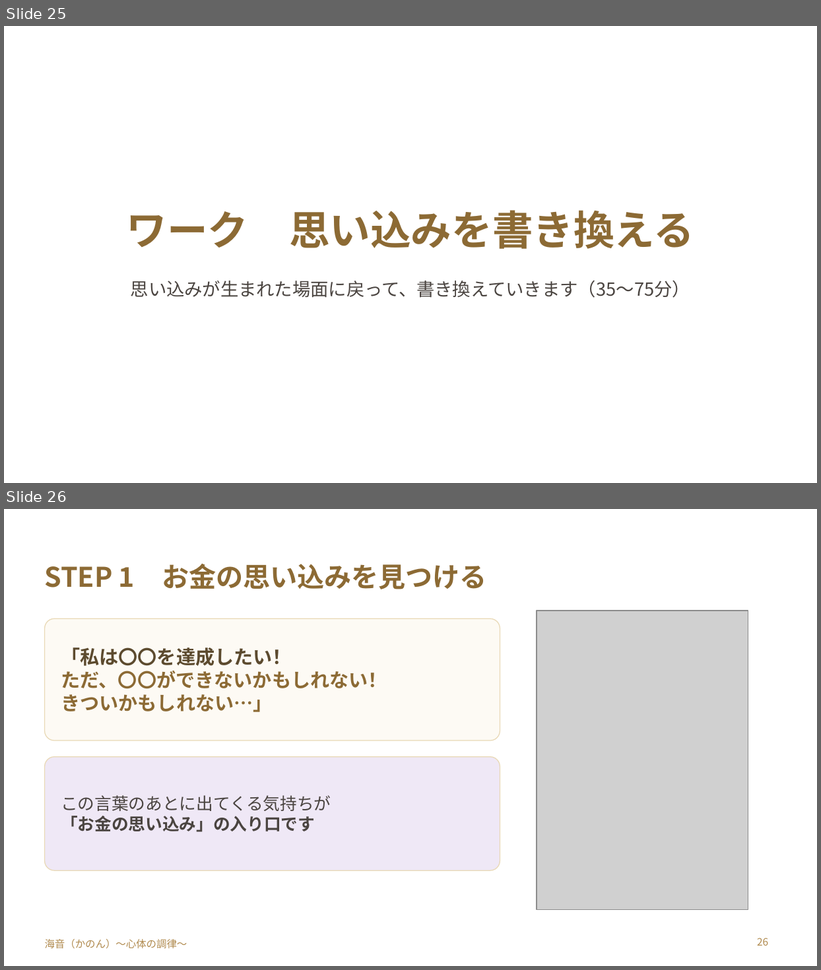
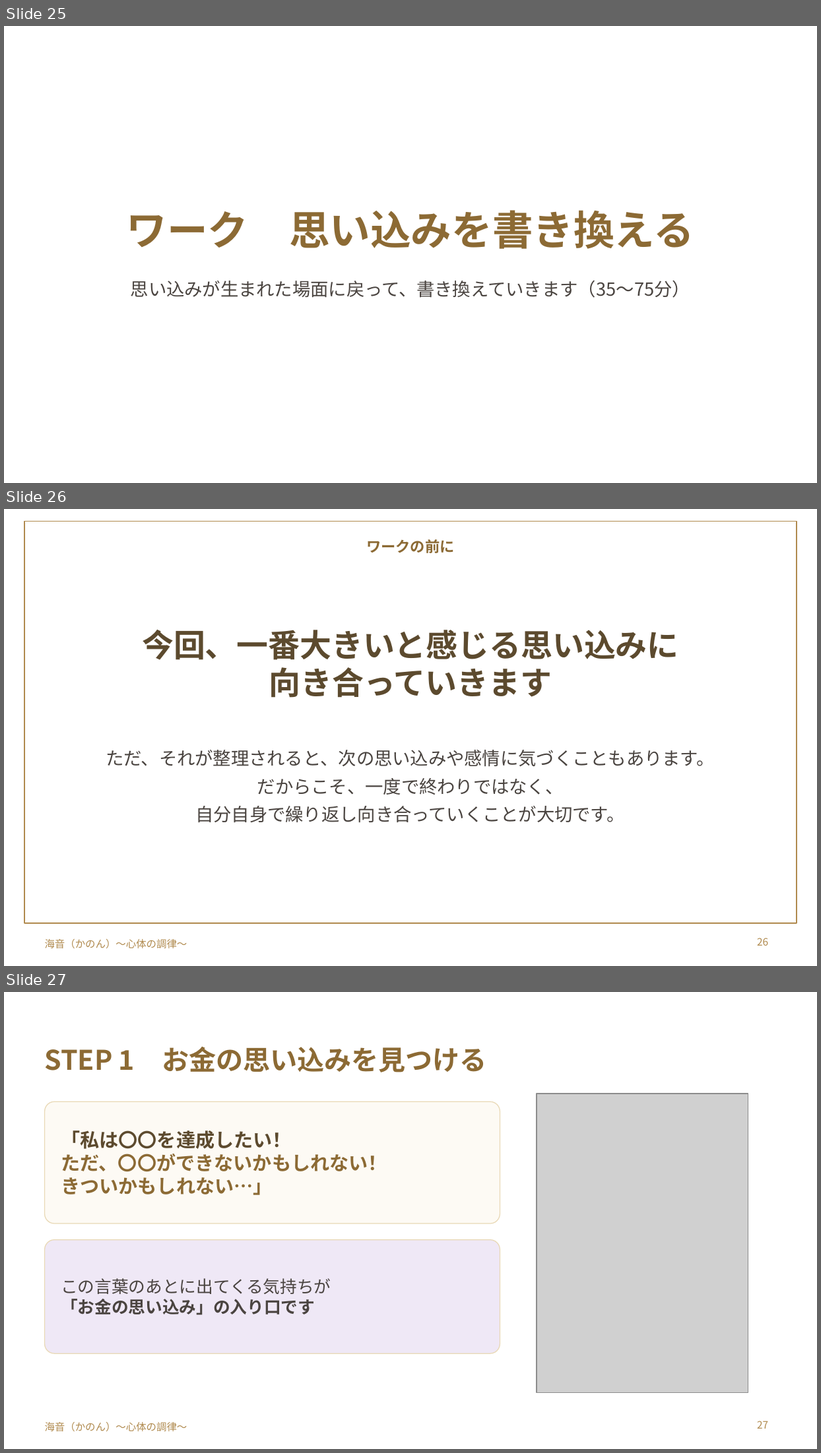
Before and after one commit to y-takahashi-cmd/MyBrain, a slide deck: 20_Projects/海音_心体の調律/単発/仁部あきえさん/20261028_仁部あきえさん_お金のブロック単発セッション.pptx. Shown one above the other, each under a label of ours: slides 25 and 26 before the commit, slides 25, 26 and 27 after it. The pictures are 821x970 and 821x1453 pixels, drawn with LibreOffice and Linux fonts; fonts in the diff are those of the drawing; grey boxes stand for pictures; background and template pictures are left out. Boxes give left, top, right and bottom in pixels: in the first picture for what was removed or moved away, otherwise in the second. Text is boxed around its words. In the diff, an @@ line names an element or a change of style, - is before the commit and + after.

Commit message:
Auto-save 2026-10-27 22:22

```diff
--- a/20_Projects/海音_心体の調律/単発/仁部あきえさん/20261028_仁部あきえさん_お金のブロック単発セッション.pptx
+++ b/20_Projects/海音_心体の調律/単発/仁部あきえさん/20261028_仁部あきえさん_お金のブロック単発セッション.pptx
@@ slide 26 added at bbox=[4, 509, 817, 966], background picture (left out); not listed: 1 template element that a slide beside it also shows @@
@@ rectangle added at bbox=[24, 521, 797, 923], outline #B08A4E 1 pt @@
@@ text added at bbox=[366, 539, 454, 553], 13 pt, text #8C6A34, bold @@
+ワークの前に
@@ text added at bbox=[142, 630, 679, 698], 28 pt, text #5C4A2E, bold @@
+今回、一番大きいと感じる思い込みに
+向き合っていきます
@@ text added at bbox=[106, 750, 715, 823], 16 pt, text #4A4440 @@
+ただ、それが整理されると、次の思い込みや感情に気づくこともあります。
+だからこそ、一度で終わりではなく、
+自分自身で繰り返し向き合っていくことが大切です。
@@ page number added at bbox=[757, 938, 768, 946], 9 pt, text #B08A4E @@
+26
@@ what was slide 26 is now slide 27 @@
@@ page number at bbox=[757, 1421, 768, 1429]: text changed @@
-26
+27
```
